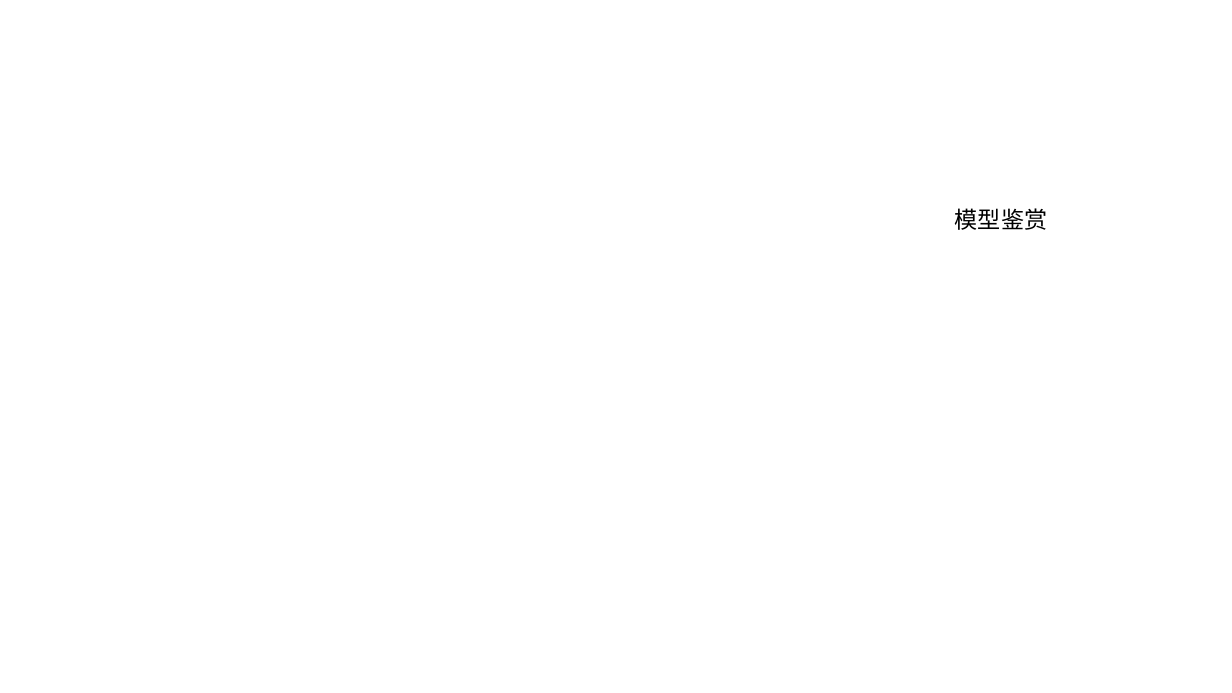
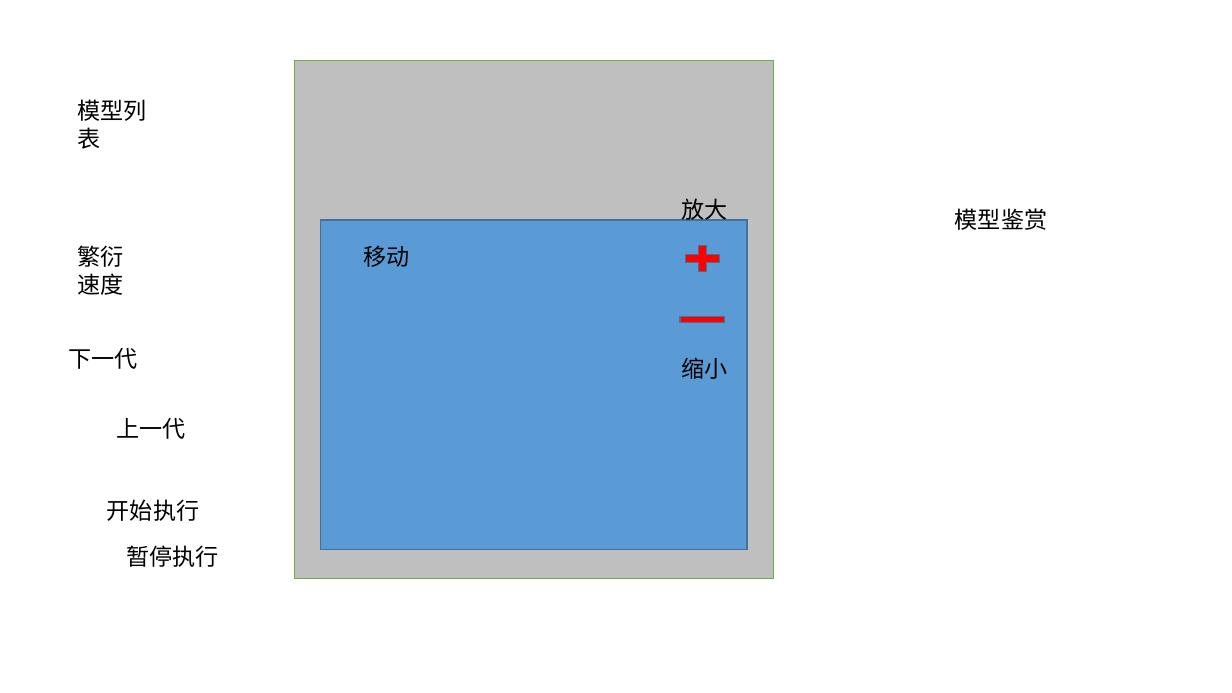
Before and after one commit to GameOfLife9/ConwayGameOfLife, a slide deck: slide 5 of 方案.pptx. Drawn at 1232x693 pixels with LibreOffice and Linux fonts; fonts in the diff are those of the drawing. Boxes give left, top, right and bottom in pixels: in the first picture for what was removed or moved away, otherwise in the second. Text is boxed around its words. In the diff, an @@ line names an element or a change of style, - is before the commit and + after.

```diff
--- a/方案.pptx
+++ b/方案.pptx
@@ rectangle added at [295,61,774,579], fill #BFBFBF, outline #70AD47 1 pt @@
@@ text added at [77,99,146,149], 18 pt, text #000000 @@
+模型列表
@@ text added at [681,198,727,224], 18 pt, text #000000 @@
+放大
@@ rectangle added at [321,220,747,550], fill #5B9BD5, outline #43739E 1 pt @@
@@ text added at [77,245,123,295], 18 pt, text #000000 @@
+繁衍速度
@@ text added at [364,245,410,267], 18 pt, text #000000 @@
+移动
@@ plus sign added at [679,241,726,276], fill #FF0000, outline #43739E 1 pt @@
@@ math minus added at [672,307,733,333], fill #FF0000, outline #43739E 1 pt @@
@@ text added at [69,348,138,369], 18 pt, text #000000 @@
+下一代
@@ text added at [681,357,727,379], 18 pt, text #000000 @@
+缩小
@@ text added at [116,418,185,439], 18 pt, text #000000 @@
+上一代
@@ text added at [107,499,199,521], 18 pt, text #000000 @@
+开始执行
@@ text added at [126,545,218,567], 18 pt, text #000000 @@
+暂停执行
```
Also in this commit, not shown: 1 other slide changed.
